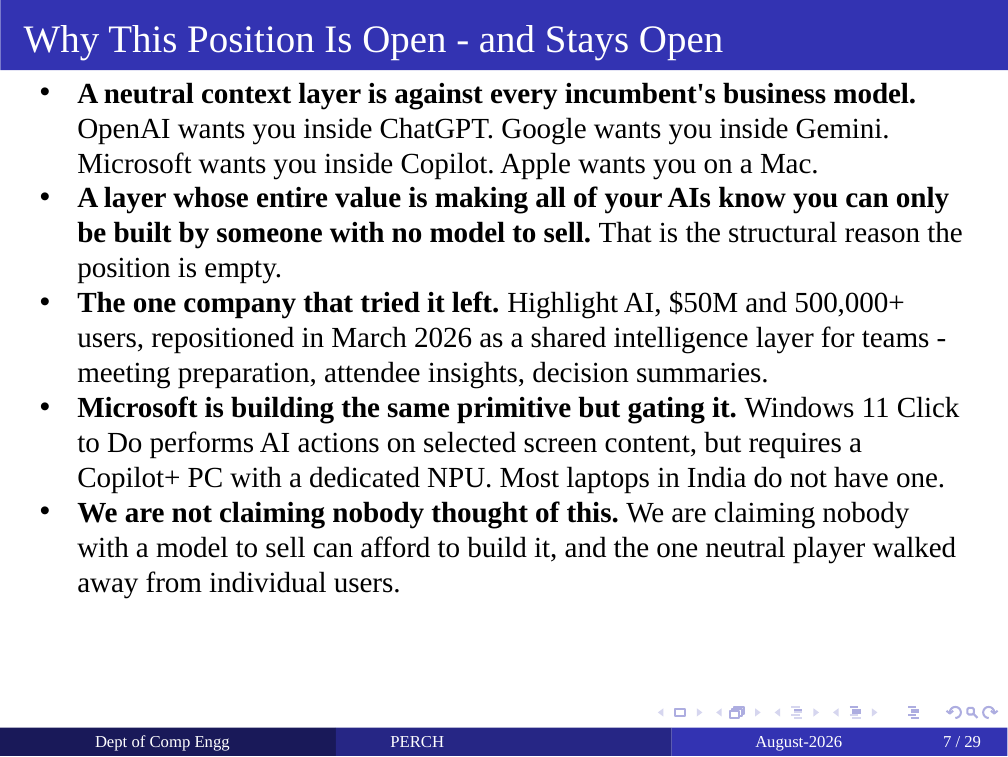
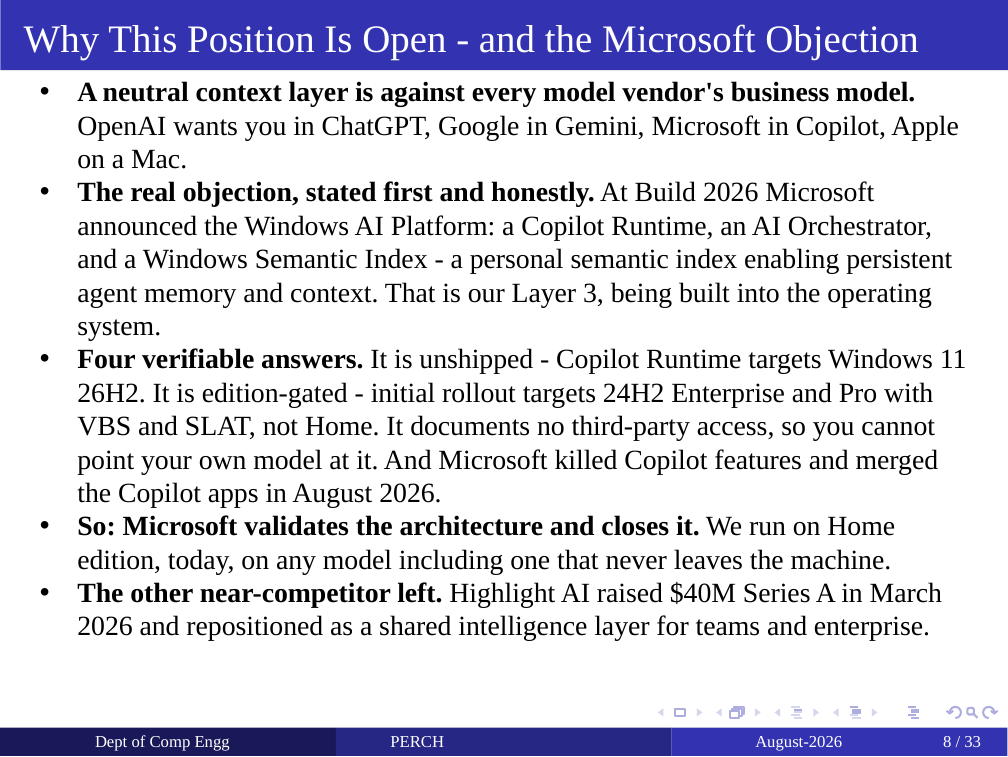
Before and after one commit to yashdoke7/perch, a slide deck: slide 8 of docs/PERCH_Project_Review.pptx (slide 7 before the commit). Drawn at 1008x757 pixels with LibreOffice and Linux fonts; fonts in the diff are those of the drawing. Boxes give left, top, right and bottom in pixels: in the first picture for what was removed or moved away, otherwise in the second. Text is boxed around its words. In the diff, an @@ line names an element or a change of style, - is before the commit and + after.

```diff
--- a/docs/PERCH_Project_Review.pptx
+++ b/docs/PERCH_Project_Review.pptx
@@ text at (24, 24, 918, 60): text changed @@
-Why This Position Is Open - and Stays Open
+Why This Position Is Open - and the Microsoft Objection
@@ text at (77, 81, 967, 641): text changed; size 10.5 to 10 pt @@
-  • A neutral context layer is against every incumbent's business model. OpenAI wants you inside ChatGPT. Google wants you inside Gemini. Microsoft wants you inside Copilot. Apple wants you on a Mac.
-  • A layer whose entire value is making all of your AIs know you can only be built by someone with no model to sell. That is the structural reason the position is empty.
-  • The one company that tried it left. Highlight AI, $50M and 500,000+ users, repositioned in March 2026 as a shared intelligence layer for teams - meeting preparation, attendee insights, decision summaries.
-  • Microsoft is building the same primitive but gating it. Windows 11 Click to Do performs AI actions on selected screen content, but requires a Copilot+ PC with a dedicated NPU. Most laptops in India do not have one.
-  • We are not claiming nobody thought of this. We are claiming nobody with a model to sell can afford to build it, and the one neutral player walked away from individual users.
+  • A neutral context layer is against every model vendor's business model. OpenAI wants you in ChatGPT, Google in Gemini, Microsoft in Copilot, Apple on a Mac.
+  • The real objection, stated first and honestly. At Build 2026 Microsoft announced the Windows AI Platform: a Copilot Runtime, an AI Orchestrator, and a Windows Semantic Index - a personal semantic index enabling persistent agent memory and context. That is our Layer 3, being built into the operating system.
+  • Four verifiable answers. It is unshipped - Copilot Runtime targets Windows 11 26H2. It is edition-gated - initial rollout targets 24H2 Enterprise and Pro with VBS and SLAT, not Home. It documents no third-party access, so you cannot point your own model at it. And Microsoft killed Copilot features and merged the Copilot apps in August 2026.
+  • So: Microsoft validates the architecture and closes it. We run on Home edition, today, on any model including one that never leaves the machine.
+  • The other near-competitor left. Highlight AI raised $40M Series A in March 2026 and repositioned as a shared intelligence layer for teams and enterprise.
@@ page number at (943, 736, 981, 747): text changed @@
-7 / 29
+8 / 33
```
Also in this commit, not shown: 27 other slides changed, 4 slides added, 2 other files.
